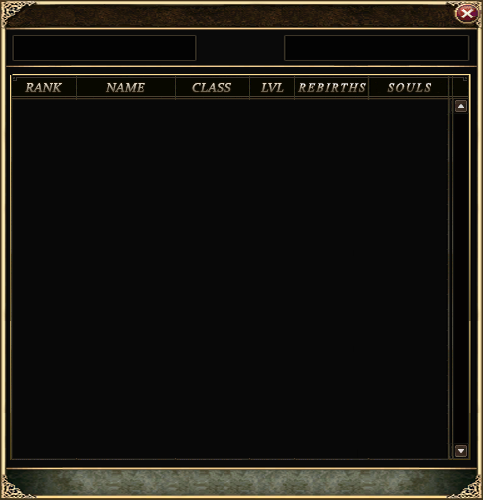
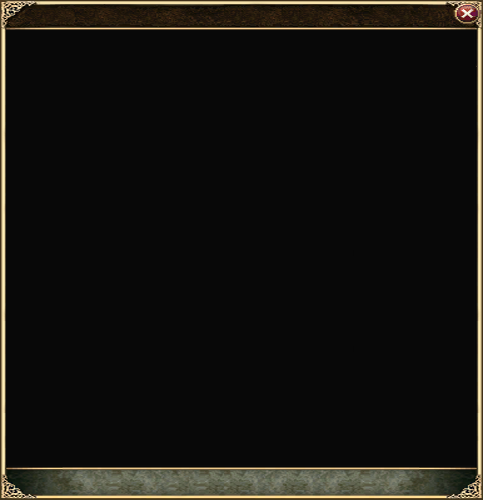
The second 483×500 image is a revision of the first. Changes to its layers:
renamed "Layer 4" to "Layer 3 copy", moved it above "SOULS", painted on it over (6, 30, 477, 465)
removed layer "Layer 2" over (6, 30, 477, 441)
painted on "Layer 3" over (6, 30, 477, 413)
